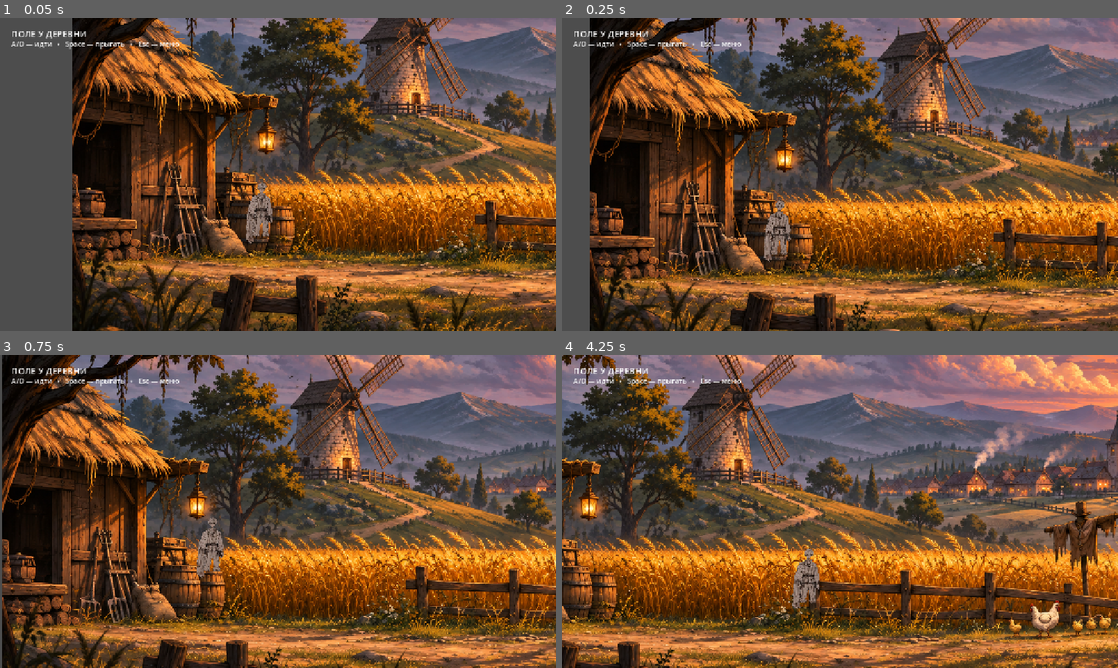
Above: before the commit, frames 1-4 (two rows, left to right).
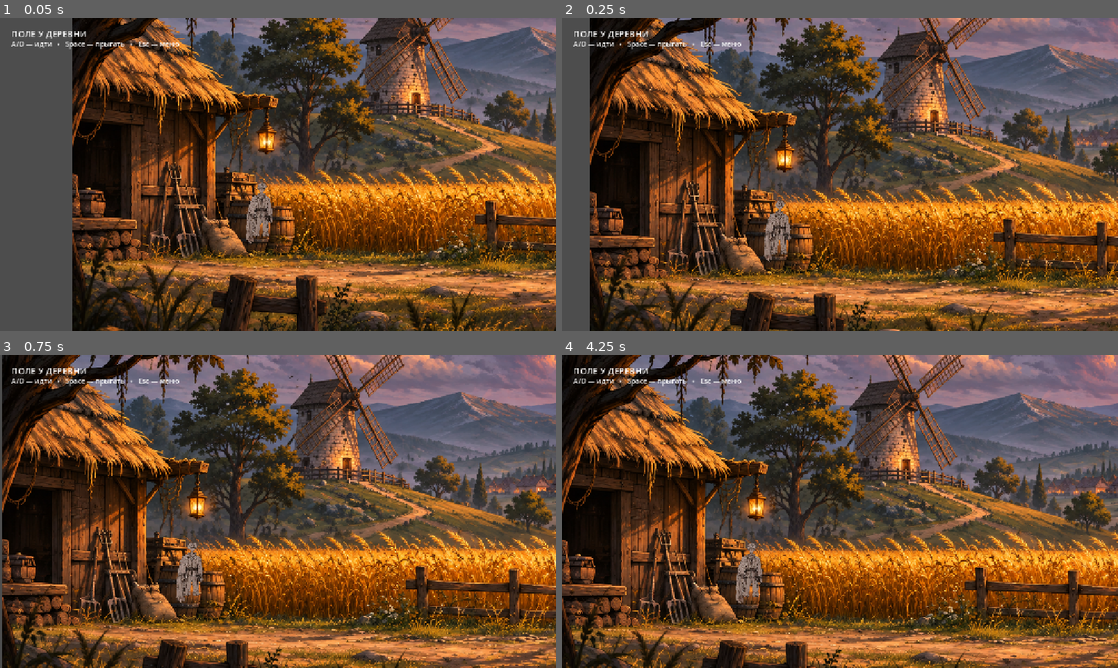
Above: after the commit, the same moments.

Repository: stas1212212/The-Hillbilly-s-Revenge
Game: Godot game, scene res://scenes/field_prologue.tscn
Two runs of this game, one before a commit and one after it. Both use one fixed random seed, a clock stepped at 60 frames per second and the inputs below. This scene is started directly instead of the project's main scene.
Inputs (mouse positions are in pixels of both pictures, inside the frame that each line leads up to):
- Up to frame 1 (0.05 s): no input
- Up to frame 2 (0.25 s): no input
- Up to frame 3 (0.75 s): tap Enter (ui_accept) at 0.5 s; move the mouse to (400, 495) at 0.52 s; hold Right (ui_right) from 0.53 s (still down); hold Shift from 0.53 s (still down); click (400, 495) at 0.67 s
- Up to frame 4 (4.25 s): tap Enter (ui_accept) at 0.77, 1.07, 1.52, 1.82, 2.3, 2.85, 3.02, 3.32, 3.77, 4.07 s; tap J at 0.8, 1.35, 3.8 s; move the mouse to (728, 527) at 1.27 s; release Shift at 1.28 s; tap Space at 1.55 s; move the mouse to (895, 442) at 2.02 s; release Right (ui_right) at 2.03 s; hold Left (ui_left) 2.03-2.78 s; hold Space 2.03-2.78 s; move the mouse to (812, 574) at 2.77 s; hold Right (ui_right) from 2.78 s (still down); click (812, 574) at 2.92 s; tap Shift at 3.05 s; move the mouse to (1006, 558) at 3.52 s; hold Shift from 3.53 s (still down)

Frame 1 is identical in both runs. In frame 2, 0.2% of the frame differs, in the area x 36-42%, y 58-78%; in frame 3, 1.1%; in frame 4, 80%, in the area x 0-100%, y 0-100%.
Error after the commit: Invalid access to property or key 'position' on a base object of type 'null instance'. (res://scripts/actors/hero_controller.gd:32)

Commit message:
Implement animated hero controller and three-hit combat prototype

Diff:
--- a/scripts/actors/hero_controller.gd
+++ b/scripts/actors/hero_controller.gd
@@ -1,29 +1,150 @@
 extends CharacterBody2D
+## Functional character prototype: movement, jump, three-hit combo, damage and knockback.
+## Replace placeholder single-image frames with hand-drawn sprite sheets later.
+signal health_changed(current: int, maximum: int)
+signal died
+
 @export var move_speed: float = 235.0
+@export var run_speed: float = 340.0
 @export var jump_velocity: float = -420.0
 @export var gravity: float = 1100.0
-@onready var art: Sprite2D = $Sprite2D
-var elapsed: float = 0.0
-var base_art_y: float = 0.0
+@export var max_health: int = 100
+@export var attack_damage: int = 20
+
+@onready var art: AnimatedSprite2D = $AnimatedSprite2D
+@onready var attack_box: Area2D = $AttackBox
+@onready var attack_shape: CollisionShape2D = $AttackBox/CollisionShape2D
+@onready var hurt_box: Area2D = $Hurtbox
+var health: int = 100
+var combo: int = 0
+var attack_remaining: float = 0.0
+var combo_window: float = 0.0
+var queued_attack: bool = false
+var invulnerable_remaining: float = 0.0
+var facing: int = 1
+var dead: bool = false
+var animation_clock: float = 0.0
+var visual_origin: Vector2
+var already_hit: Array[Node] = []
+
 func _ready() -> void:
-    base_art_y = art.position.y
+    health = max_health
+    visual_origin = art.position
+    attack_box.monitoring = false
+    attack_shape.disabled = true
+    hurt_box.add_to_group("hero_hurtbox")
+    health_changed.emit(health, max_health)
+
 func _physics_process(delta: float) -> void:
-    elapsed += delta
+    animation_clock += delta
+    invulnerable_remaining = maxf(0.0, invulnerable_remaining - delta)
     if not is_on_floor():
         velocity.y += gravity * delta
-    if (Input.is_action_just_pressed("ui_accept") or Input.is_key_pressed(KEY_SPACE)) and is_on_floor():
+
+    if dead:
+        velocity.x = move_toward(velocity.x, 0.0, 900.0 * delta)
+        move_and_slide()
+        return
+
+    if Input.is_action_just_pressed("ui_accept") and is_on_floor():
         velocity.y = jump_velocity
+
     var axis: float = Input.get_axis("ui_left", "ui_right")
     if Input.is_key_pressed(KEY_A):
         axis -= 1.0
     if Input.is_key_pressed(KEY_D):
         axis += 1.0
-    axis = clampf(axis,-1.0,1.0)
-    velocity.x = axis * move_speed
+    axis = clampf(axis, -1.0, 1.0)
+    var sprinting: bool = Input.is_key_pressed(KEY_SHIFT)
+    var speed: float = run_speed if sprinting else move_speed
     if absf(axis) > 0.01:
-        art.flip_h = axis < 0.0
-    art.position.y = base_art_y + (sin(elapsed * 2.5) * 1.5 if is_on_floor() and absf(axis) < 0.01 else 0.0)
+        facing = -1 if axis < 0.0 else 1
+        art.flip_h = facing < 0
+        attack_box.position.x = 45.0 * facing
+
+    if Input.is_key_pressed(KEY_J) and attack_remaining <= 0.0 and combo_window <= 0.0:
+        _start_attack(1)
+
+    if attack_remaining > 0.0:
+        attack_remaining -= delta
+        velocity.x = move_toward(velocity.x, 0.0, 900.0 * delta)
+        if Input.is_action_just_pressed("ui_accept"):
+            pass
+        if Input.is_key_pressed(KEY_J):
+            queued_attack = true
+        if attack_remaining <= 0.0:
+            _finish_attack()
+    else:
+        velocity.x = axis * speed
+        if combo_window > 0.0:
+            combo_window -= delta
+            if queued_attack and combo < 3:
+                _start_attack(combo + 1)
+            elif combo_window <= 0.0:
+                combo = 0
+                queued_attack = false
+
     move_and_slide()
+    _update_animation(axis, sprinting)
+    if attack_box.monitoring:
+        for area in attack_box.get_overlapping_areas():
+            _try_hit(area)
+
+func _update_animation(axis: float, sprinting: bool) -> void:
+    if attack_remaining > 0.0:
+        _play_if_available("attack_" + str(combo))
+        art.rotation = sin(animation_clock * 20.0) * 0.07 * facing
+    elif not is_on_floor():
+        _play_if_available("jump" if velocity.y < 0.0 else "fall")
+        art.rotation = 0.0
+    elif absf(axis) > 0.01:
+        _play_if_available("run" if sprinting else "walk")
+        art.rotation = 0.0
+    else:
+        _play_if_available("idle")
+        art.rotation = 0.0
+    # Small placeholder motion; real frame-by-frame art will replace this.
+    art.position.y = visual_origin.y + (sin(animation_clock * 12.0) * 2.0 if absf(axis) > 0.01 and is_on_floor() else 0.0)
+
+func _play_if_available(name: String) -> void:
+    if art.sprite_frames != null and art.sprite_frames.has_animation(name) and art.animation != name:
+        art.play(name)
+
+func _start_attack(index: int) -> void:
+    combo = index
+    queued_attack = false
+    already_hit.clear()
+    attack_remaining = 0.23 + float(index) * 0.035
+    combo_window = 0.0
+    attack_shape.set_deferred("disabled", false)
+    attack_box.set_deferred("monitoring", true)
+
+func _finish_attack() -> void:
+    attack_box.set_deferred("monitoring", false)
+    attack_shape.set_deferred("disabled", true)
+    combo_window = 0.24
+
+func _try_hit(area: Area2D) -> void:
+    if area == hurt_box or area in already_hit:
+        return
+    if area.has_method("receive_hit"):
+        already_hit.append(area)
+        area.receive_hit(attack_damage + combo * 5, Vector2(float(facing) * 220.0, -120.0))
+
+func receive_hit(damage: int, impulse: Vector2) -> void:
+    if dead or invulnerable_remaining > 0.0:
+        return
+    health = maxi(0, health - damage)
+    invulnerable_remaining = 0.65
+    velocity = impulse
+    health_changed.emit(health, max_health)
+    if health == 0:
+        dead = true
+        _play_if_available("death")
+        died.emit()
+    else:
+        _play_if_available("hurt")
+
 func _unhandled_input(event: InputEvent) -> void:
     if event.is_action_pressed("ui_cancel"):
         get_tree().change_scene_to_file("res://scenes/main_menu.tscn")
